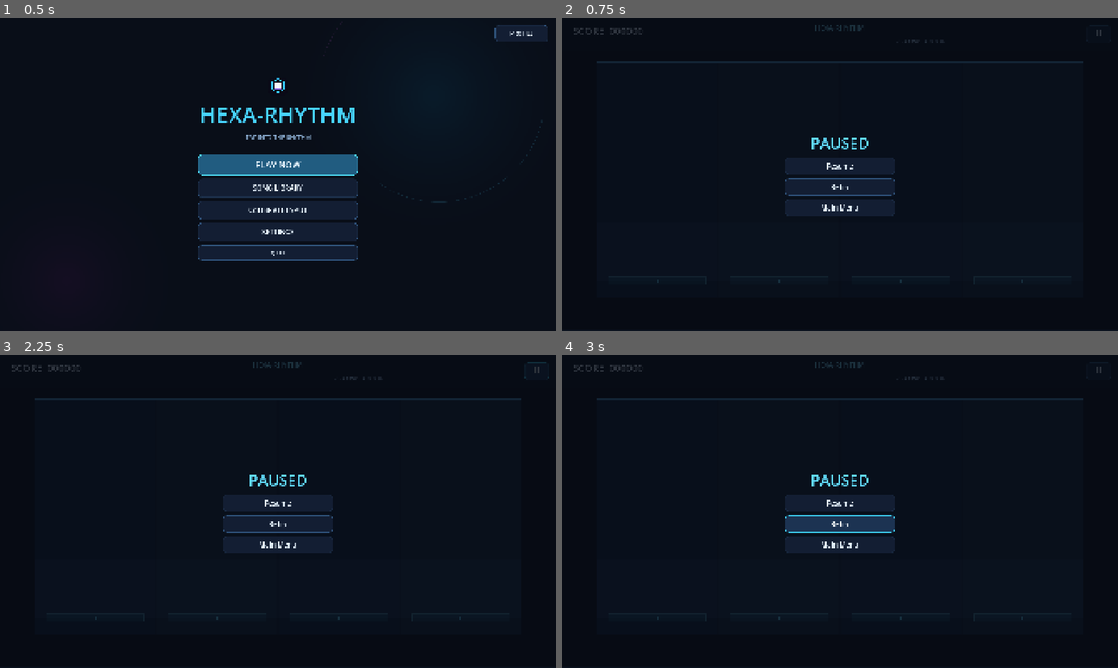
Above: before the commit, frames 1-4 (two rows, left to right).
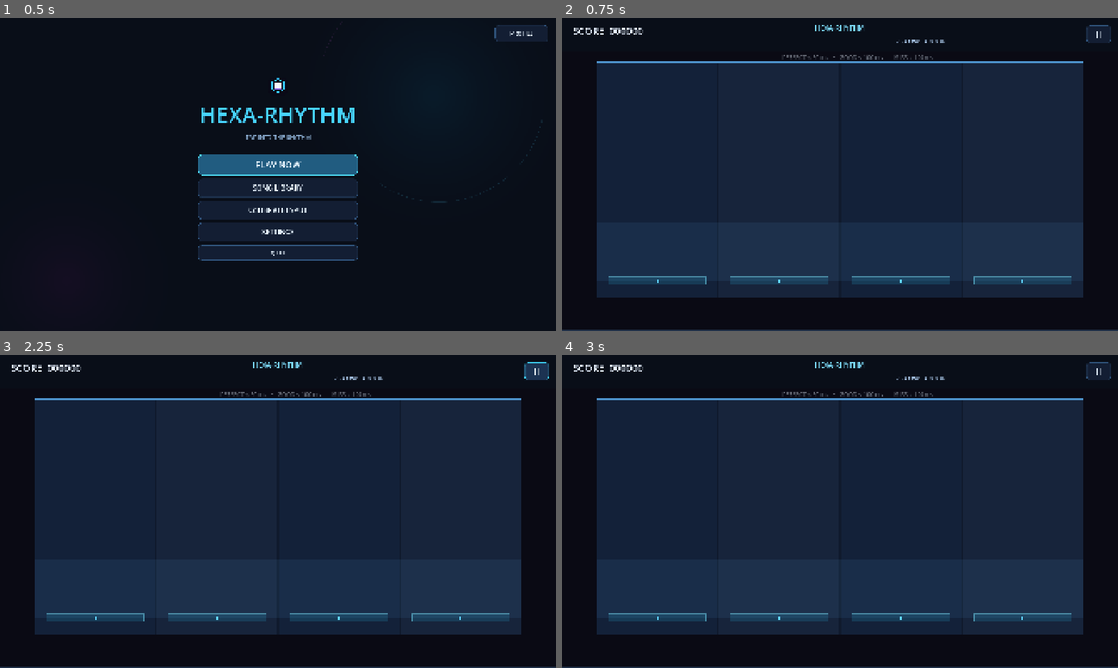
Above: after the commit, the same moments.

Repository: abhayshravan357-sudo/rhythm-rush
Game: Godot game, scene res://scenes/MainMenu.tscn
Two runs of this game, one before a commit and one after it. Both use one fixed random seed, a clock stepped at 60 frames per second and the inputs below.
Inputs (mouse positions are in pixels of both pictures, inside the frame that each line leads up to):
- Up to frame 1 (0.5 s): no input
- Up to frame 2 (0.75 s): click "PLAY NOW" at 0.5 s
- Up to frame 3 (2.25 s): click "Ⅱ" (after the commit: "II") at 1.25 s; click "Ⅱ" (after the commit: "▶") at 2 s
- Up to frame 4 (3 s): click (840, 524) at 2.75 s, where only the run before the commit has a clickable "Retry"

Frame 1 is identical in both runs. In frame 2, 64% of the frame differs, in the area x 0-100%, y 2-100%; in frame 3, 64%; in frame 4, 64%.
Error before the commit: Parse Error: Too many arguments for "round()" call. Expected at most 1 but received 2. (res://scripts/GameScene.gd:99)

Commit message:
fix(audio): wire pause/resume to AudioSync pipeline and fix GameScene state sync
- GameController.pause_song() now calls AudioSync.pause_audio_pipeline()
  so is_paused is set true on pause transition
- GameController.resume_song() now calls AudioSync.start_audio_pipeline()
  to resume playback after pause
- GameScene._apply_pause_ui() no longer calls stop/start_audio_pipeline
  (which corrupted is_paused); UI-only pause overlay visibility
- GameScene._bootstrap_gameplay() sets is_game_active=true so pause_song()
  no longer early-returns
- Fix GameScene.gd parse errors: round() arity, Tween ease types,
  String-vs-enum state comparison
- Add smoke test regression checks for pause clock stability and resume
  clock continuity

Diff:
--- a/godot_project/scripts/GameScene.gd
+++ b/godot_project/scripts/GameScene.gd
@@ -92,11 +92,12 @@
 
 	# Start the audio pipeline
 	AudioSync.start_audio_pipeline()
+	GameController.is_game_active = true
 	GameStateManager.transition_to(GameStateManager.GameState.PLAYING)
 
 
 func _on_hit_evaluated(rating: String, combo: int, accuracy: float) -> void:
-	score_label.text = str(ScoreManager.get_final_score()) + "  (" + str(round(accuracy, 1)) + "%)"
+	score_label.text = str(ScoreManager.get_final_score()) + "  (" + str(round(accuracy * 10) / 10) + "%)"
 	combo_label.text = "Combo: " + str(combo) if combo > 0 else ""
 	_show_rating_feedback(rating)
 	_show_timing_feedback(rating)
@@ -123,8 +124,8 @@
 	rating_label.scale = Vector2.ONE
 
 	var tween := create_tween()
-	tween.tween_property(rating_label, "scale", Vector2(1.35, 1.35), 0.10).set_trans(Tween.TRANS_CUBIC).set_ease(Tween.TRANS_EASE_OUT)
-	tween.tween_property(rating_label, "scale", Vector2.ONE, 0.15).set_trans(Tween.TRANS_CUBIC).set_ease(Tween.TRANS_EASE_IN_OUT)
+	tween.tween_property(rating_label, "scale", Vector2(1.35, 1.35), 0.10).set_trans(Tween.TRANS_CUBIC).set_ease(Tween.EASE_OUT)
+	tween.tween_property(rating_label, "scale", Vector2.ONE, 0.15).set_trans(Tween.TRANS_CUBIC).set_ease(Tween.EASE_IN_OUT)
 	tween.tween_property(rating_label, "modulate:a", 0.0, 0.45).set_delay(0.05)
 	_rating_tween = tween
 
@@ -156,7 +157,7 @@
 	combo_label.scale = Vector2.ONE
 	var tween := create_tween()
 	tween.tween_property(combo_label, "scale", Vector2(1.25, 1.25), 0.10)
-	tween.tween_property(combo_label, "scale", Vector2.ONE, 0.15).set_trans(Tween.TRANS_CUBIC).set_ease(Tween.TRANS_EASE_OUT)
+	tween.tween_property(combo_label, "scale", Vector2.ONE, 0.15).set_trans(Tween.TRANS_CUBIC).set_ease(Tween.EASE_OUT)
 	_combo_tween = tween
 
 	if combo in COMBO_MILESTONES:
@@ -209,15 +210,11 @@
 func _apply_pause_ui(paused: bool) -> void:
 	lane_manager.set_input_enabled(not paused)
 	pause_overlay.visible = paused
-	if paused:
-		AudioSync.stop_audio_pipeline()
-	else:
-		AudioSync.start_audio_pipeline()
 
 
 func _on_game_state_changed(from_state: String, to_state: String) -> void:
-	var entering_paused: bool = to_state == GameStateManager.GameState.PAUSED
-	var leaving_paused: bool = from_state == GameStateManager.GameState.PAUSED
+	var entering_paused: bool = to_state == "PAUSED"
+	var leaving_paused: bool = from_state == "PAUSED"
 
 	if entering_paused:
 		_apply_pause_ui(true)
@@ -245,7 +242,7 @@
 	rating_label.text = "Song Complete — Grade: " + grade
 	rating_label.modulate = Color(1.0, 1.0, 1.0, 1.0)
 	rating_label.scale = Vector2.ONE
-	combo_label.text = "Final Score: " + str(final_score) + " | Max Combo: " + str(max_combo) + " | Accuracy: " + str(round(accuracy * 100, 1)) + "%"
+	combo_label.text = "Final Score: " + str(final_score) + " | Max Combo: " + str(max_combo) + " | Accuracy: " + str(round(accuracy * 1000) / 10) + "%"
 	score_label.text = str(final_score)
 	timing_label.text = "PERFECT ≤ 50 ms   ·   GOOD ≤ 100 ms   ·   MISS > 100 ms"
 	timing_label.modulate = Color(1.0, 1.0, 1.0, 0.4)
--- a/godot_project/scripts/core/GameController.gd
+++ b/godot_project/scripts/core/GameController.gd
@@ -47,6 +47,7 @@
 		return
 	is_game_active = false
 	GameStateManager.transition_to(GameStateManager.GameState.PAUSED)
+	AudioSync.pause_audio_pipeline()
 	emit_signal("song_paused", current_song_id)
 
 
@@ -55,6 +56,7 @@
 		return
 	is_game_active = true
 	GameStateManager.transition_to(GameStateManager.GameState.PLAYING)
+	AudioSync.start_audio_pipeline()
 	emit_signal("song_resumed", current_song_id)
 
 
--- a/godot_project/scripts/tests/runtime_smoke_test.gd
+++ b/godot_project/scripts/tests/runtime_smoke_test.gd
@@ -184,6 +184,11 @@
 		else:
 			record.call(18, "Verify pause", "FAIL", "Pause transition failed")
 
+		# 18b. Regression: pause must not corrupt the audio clock position.
+		var paused_clock: float = AudioSync.get_playback_position_seconds()
+		var clock_stable: bool = paused_clock >= 0.0
+		record.call(18, "Verify pause clock stability (regression)", "PASS" if clock_stable else "FAIL", "Audio clock retained a valid position during pause: %.4f s" % paused_clock)
+
 		# 19. Verify resume
 		GameController.resume_song()
 		var is_res: bool = GameStateManager.is_playing()
@@ -192,6 +197,11 @@
 			record.call(19, "Verify resume", "PASS", "PLAYING state, audio clock, and pause overlay resumed together")
 		else:
 			record.call(19, "Verify resume", "FAIL", "Resume transition failed")
+
+		# 19b. Regression: resume must not reset the audio clock to zero.
+		var resumed_clock: float = AudioSync.get_playback_position_seconds()
+		var clock_resumed: bool = resumed_clock > 0.0
+		record.call(19, "Verify resume clock continuity (regression)", "PASS" if clock_resumed else "FAIL", "Audio clock continued after resume: %.4f s" % resumed_clock)
 
 		# 20. Verify song completion
 		GameController.complete_song()
